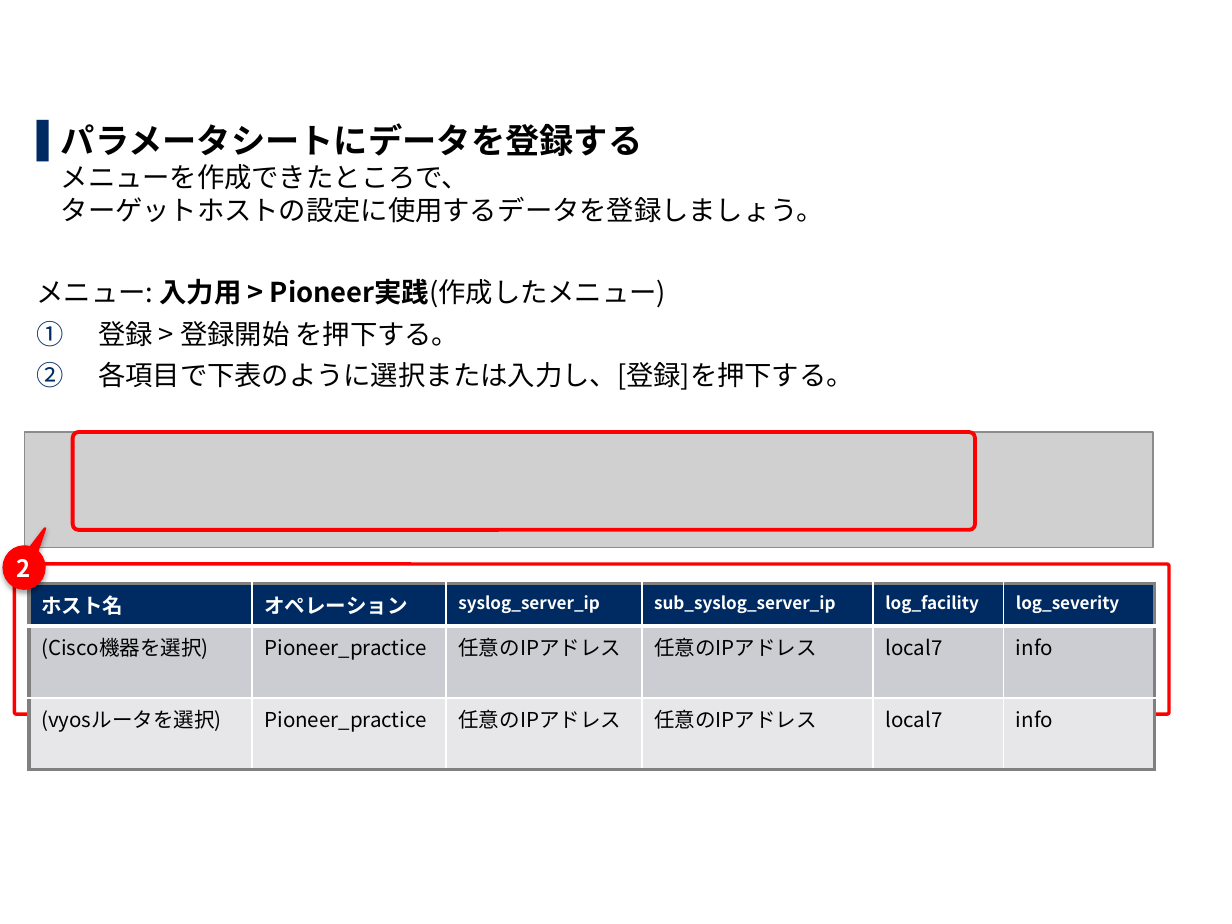
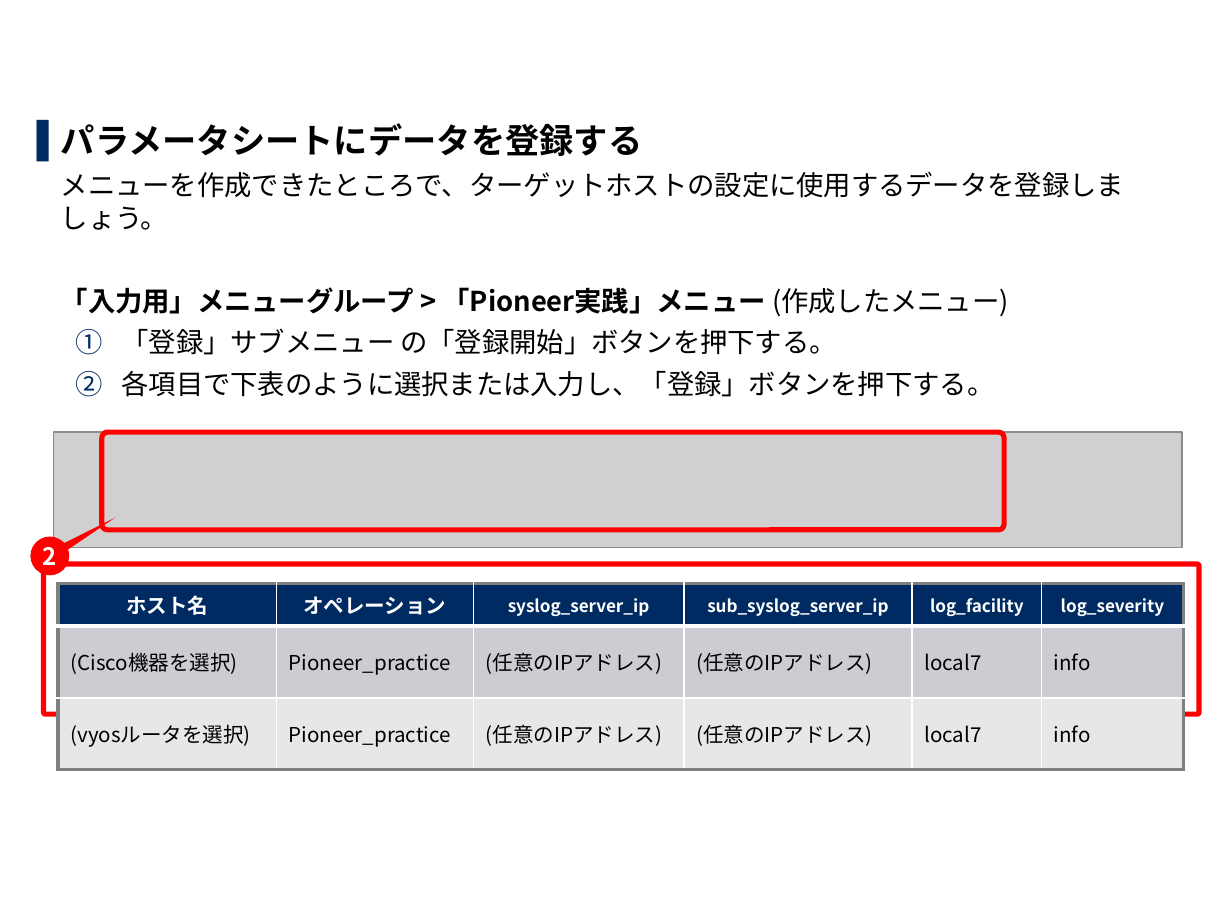
Before and after one commit to exastro-suite/it-automation-docs, a slide deck: slide 63 of asset/Learn_ja/ITA-Ansible-Driver_ja_practice.pptx (slide 60 before the commit). Drawn at 1232x924 pixels with LibreOffice and Linux fonts; fonts in the diff are those of the drawing; grey boxes stand for pictures; background and template pictures are left out. Boxes give left, top, right and bottom in pixels: in the first picture for what was removed or moved away, otherwise in the second. Text is boxed around its words. In the diff, an @@ line names an element or a change of style, - is before the commit and + after.

```diff
--- a/asset/Learn_ja/ITA-Ansible-Driver_ja_practice.pptx
+++ b/asset/Learn_ja/ITA-Ansible-Driver_ja_practice.pptx
@@ text at box(61, 123, 1124, 397): text changed @@
-▌ パラメータシートにデータを登録する
-  メニューを作成できたところで、
-  ターゲットホストの設定に使用するデータを登録しましょう。
-メニュー: 入力用 > Pioneer実践(作成したメニュー)
-1. 登録 > 登録開始 を押下する。
-2. 各項目で下表のように選択または入力し、[登録]を押下する。
+▌ パラメータシートにデータを登録する
+  メニューを作成できたところで、ターゲットホストの設定に使用するデータを登録しましょう。
+  「入力用」メニューグループ > 「Pioneer実践」メニュー (作成したメニュー)
+    1. 「登録」サブメニュー の「登録開始」ボタンを押下する。
+    2. 各項目で下表のように選択または入力し、「登録」ボタンを押下する。
@@ 2 rounded rectangles, 1 picture: place and size @@
-2 rounded rectangles, 1 picture at box(15, 432, 1169, 715)
+2 rounded rectangles, 1 picture at box(43, 432, 1199, 715)
@@ rounded rectangle at box(102, 432, 1004, 530): outline #FF0000 2.25 pt to #FF0000 3 pt @@
@@ speech bubble "2": place and size @@
-speech bubble "2" at box(4, 547, 44, 589)
+speech bubble "2" at box(31, 537, 69, 575)
@@ speech bubble "2" at box(31, 537, 69, 575): outline #FF0000 1.5 pt to none; shadow off; proportions changed @@
@@ rounded rectangle at box(43, 564, 1199, 715): outline #FF0000 2 pt to #FF0000 3 pt @@
@@ table at box(58, 584, 1183, 751) @@
-row 2, column 3: 任意のIPアドレス
+row 2, column 3: (任意のIPアドレス)
-row 2, column 4: 任意のIPアドレス
+row 2, column 4: (任意のIPアドレス)
-row 3, column 3: 任意のIPアドレス
+row 3, column 3: (任意のIPアドレス)
-row 3, column 4: 任意のIPアドレス
+row 3, column 4: (任意のIPアドレス)
@@ alignment left to centre @@
@@ table: place and size @@
-table at box(30, 584, 1156, 736)
+table at box(58, 584, 1183, 751)
```
Also in this commit, not shown: 60 other slides changed, 3 slides added, 3 other files.
